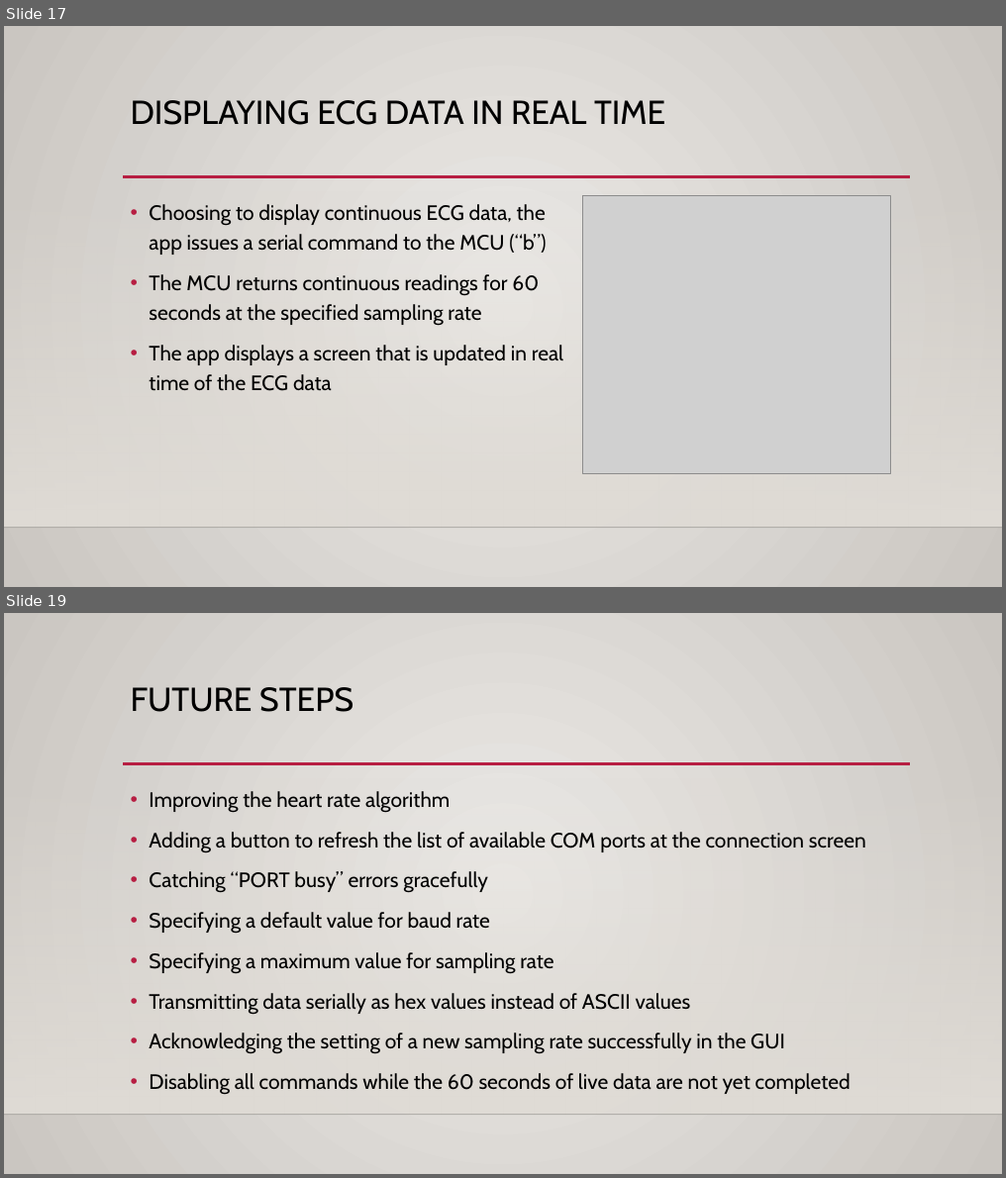
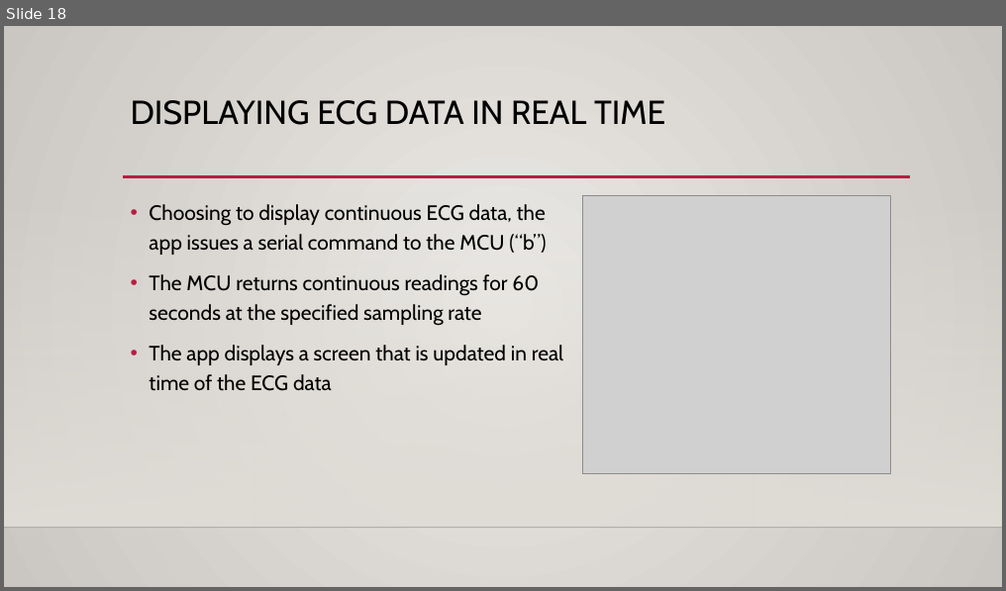
Before and after one commit to theRadFad/HeartMonitor, a slide deck: ECG Heart Monitor.pptx. Shown one above the other, each under a label of ours: slides 17 and 19 before the commit, slide 18 after it; the slides between them are not shown. The pictures are 1006x1178 and 1006x591 pixels, drawn with LibreOffice and Linux fonts; fonts in the diff are those of the drawing; grey boxes stand for pictures; background and template pictures are left out. Boxes give left, top, right and bottom in pixels: in the first picture for what was removed or moved away, otherwise in the second. Text is boxed around its words. In the diff, an @@ line names an element or a change of style, - is before the commit and + after.

```diff
--- a/ECG Heart Monitor.pptx
+++ b/ECG Heart Monitor.pptx
@@ slide 19 removed at <box>4,613,1002,1174</box>, background gradient #ECEAE7 to #CAC7C1; not listed: 3 template elements that a slide beside it also shows @@
@@ title removed at <box>131,687,353,712</box> @@
-FUTURE STEPS
@@ text removed at <box>149,791,866,1095</box> @@
-• Improving the heart rate algorithm
-• Adding a button to refresh the list of available COM ports at the connection screen
-• Catching “PORT busy” errors gracefully
-• Specifying a default value for baud rate
-• Specifying a maximum value for sampling rate
-• Transmitting data serially as hex values instead of ASCII values
-• Acknowledging the setting of a new sampling rate successfully in the GUI
-• Disabling all commands while the 60 seconds of live data are not yet completed
@@ what was slide 17 is now slide 18 @@
```
Also in this commit, not shown: 3 slides changed, 1 slide added.
